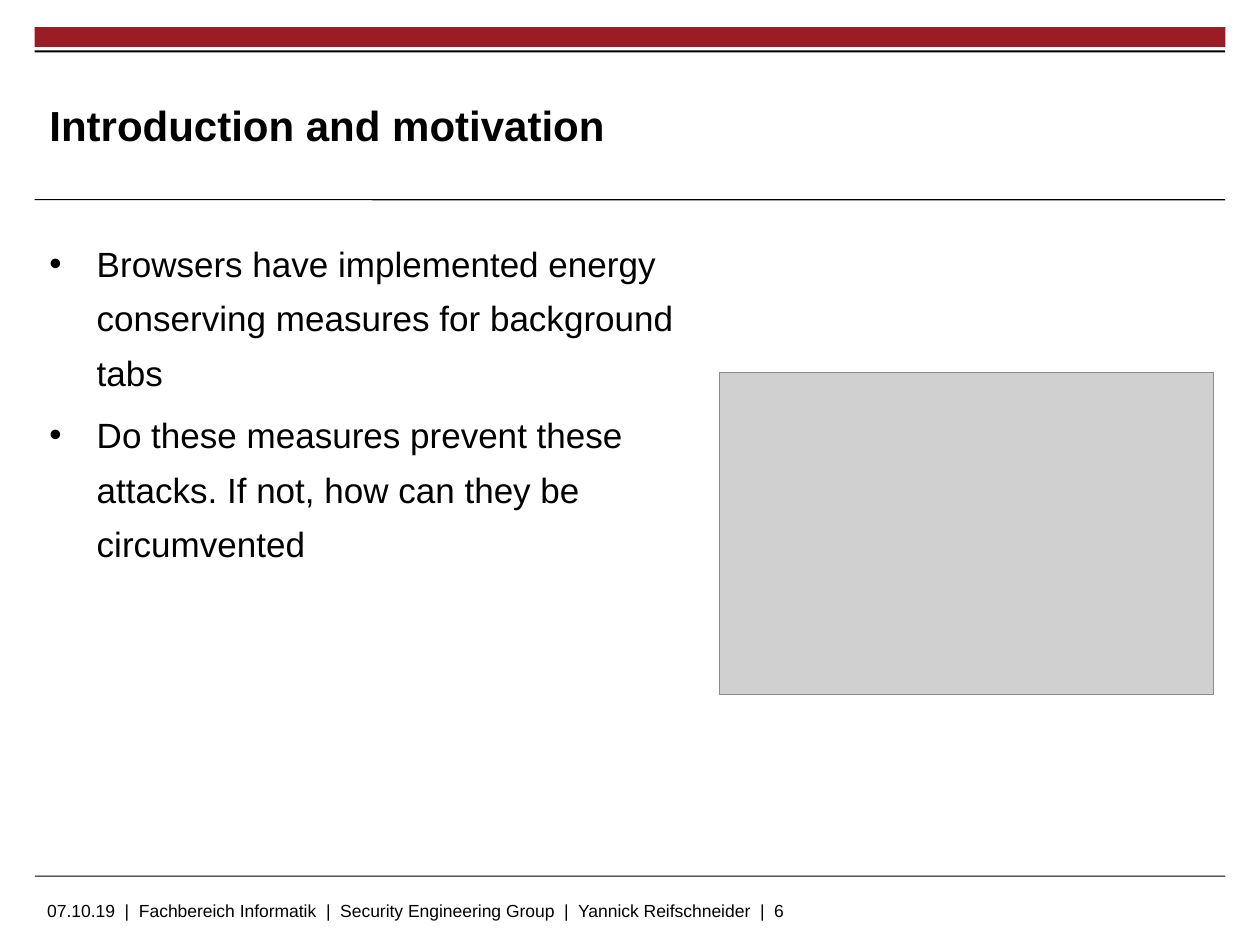
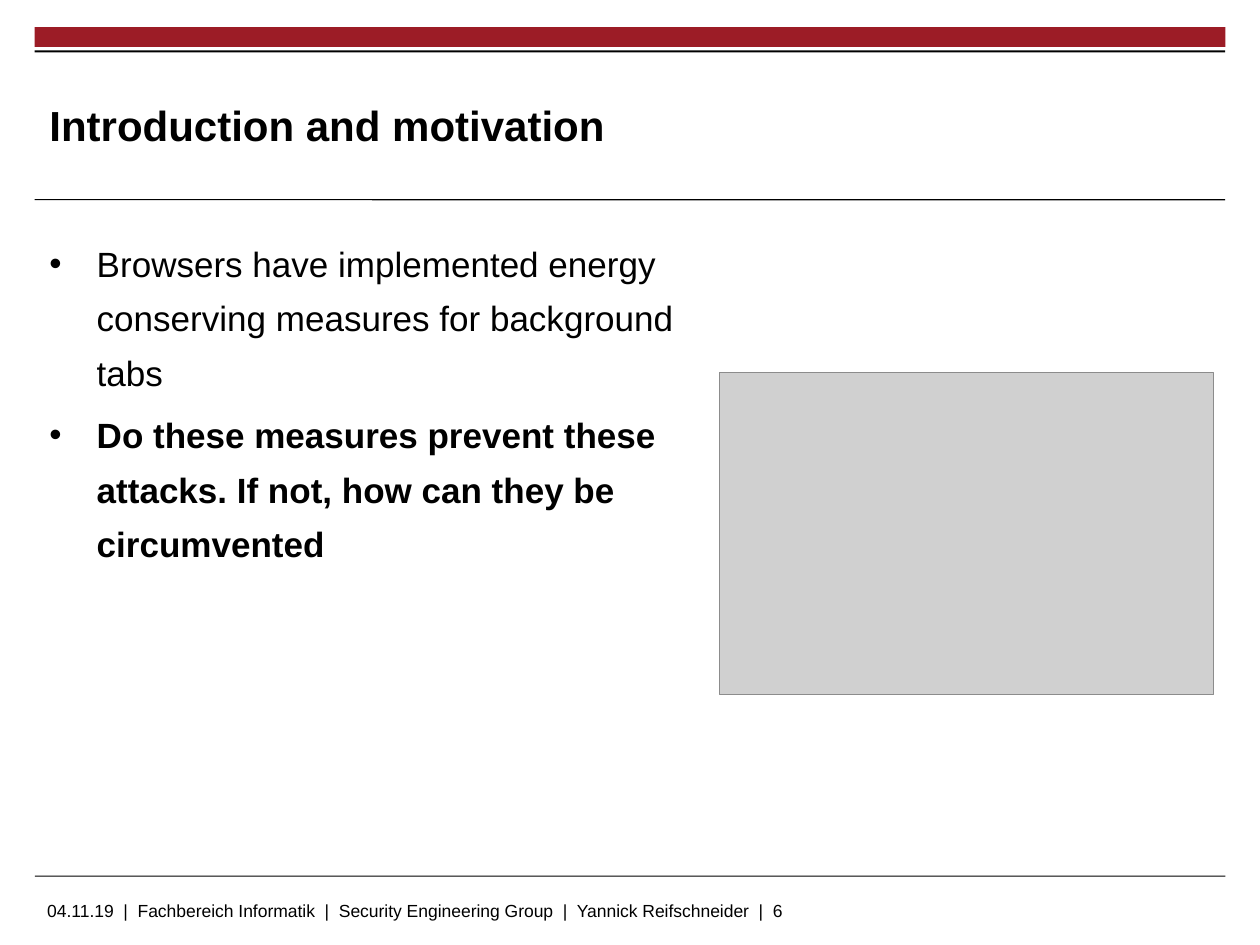
Before and after one commit to skidr0w/background-execution, a slide deck: slide 6 of thesis/slides.pptx. Drawn at 1260x945 pixels with LibreOffice and Linux fonts; fonts in the diff are those of the drawing; grey boxes stand for pictures; background and template pictures are left out. Boxes give left, top, right and bottom in pixels: in the first picture for what was removed or moved away, otherwise in the second. Text is boxed around its words. In the diff, an @@ line names an element or a change of style, - is before the commit and + after.

Commit message:
Slides

```diff
--- a/thesis/slides.pptx
+++ b/thesis/slides.pptx
@@ text at [97, 422, 655, 558]: bold on in "Do these measures prevent these attacks. If ..." @@
@@ text at [47, 904, 783, 921]: text changed @@
-07.10.19 | Fachbereich Informatik | Security Engineering Group | Yannick Reifschneider | 6
+04.11.19 | Fachbereich Informatik | Security Engineering Group | Yannick Reifschneider | 6
```
Also in this commit, not shown: 1 other slide changed, 14 slides added.
